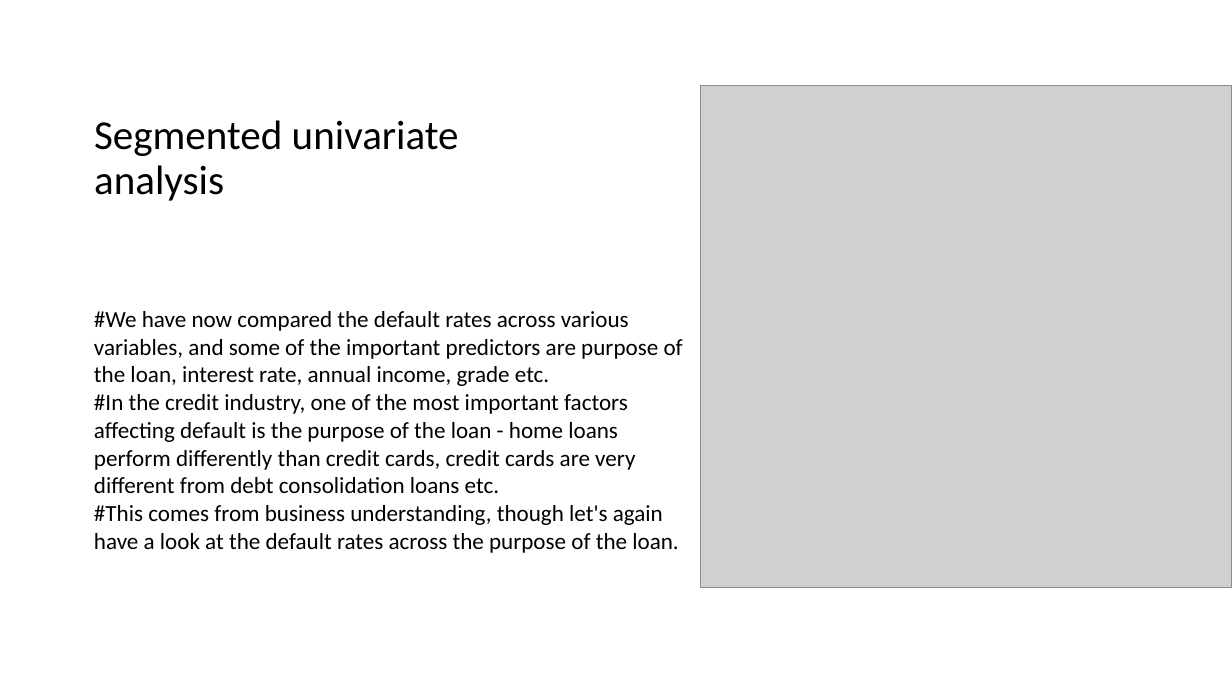
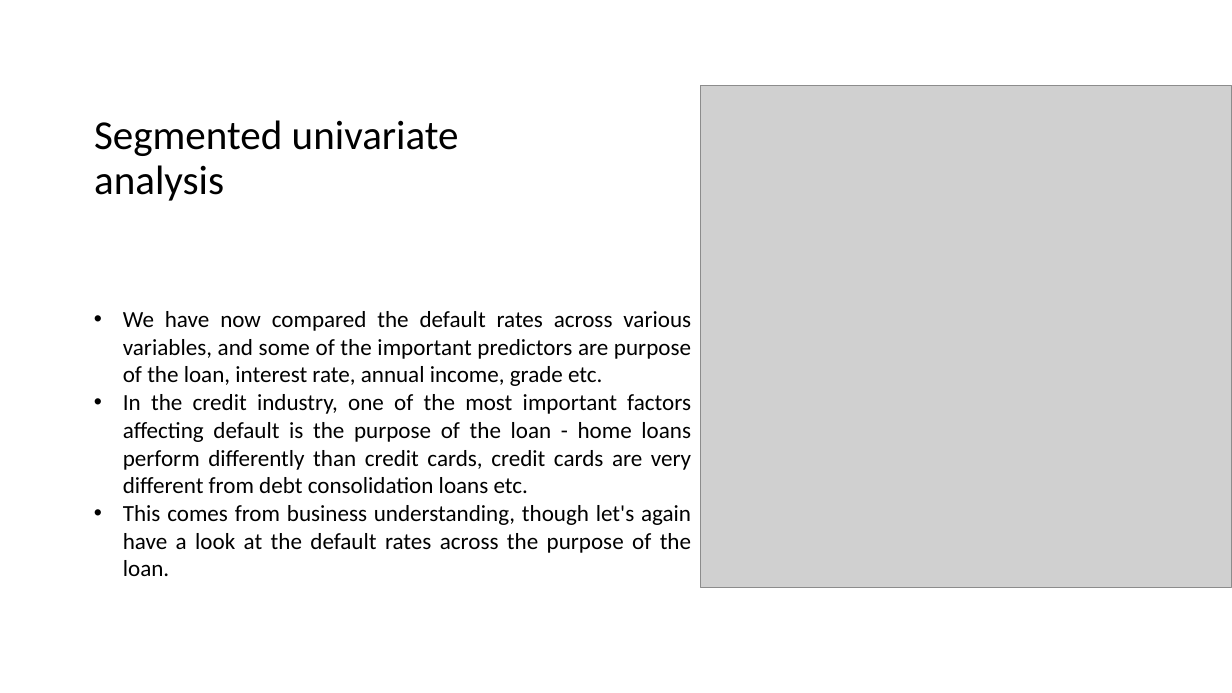
Before and after one commit to Jithendrian/MLProjects, a slide deck: slide 41 of Assignment_CaseStudy/LendingClubCaseStudy/Lending_Club_Case_Study.pptx. Drawn at 1232x693 pixels with LibreOffice and Linux fonts; fonts in the diff are those of the drawing; grey boxes stand for pictures. Boxes give left, top, right and bottom in pixels: in the first picture for what was removed or moved away, otherwise in the second. Text is boxed around its words. In the diff, an @@ line names an element or a change of style, - is before the commit and + after.

Commit message:
updated pptx

```diff
--- a/Assignment_CaseStudy/LendingClubCaseStudy/Lending_Club_Case_Study.pptx
+++ b/Assignment_CaseStudy/LendingClubCaseStudy/Lending_Club_Case_Study.pptx
@@ text at <box>123,311,691,576</box>: text changed @@
-#We have now compared the default rates across various variables, and some of the important predictors are purpose of the loan, interest rate, annual income, grade etc.
-#In the credit industry, one of the most important factors affecting default is the purpose of the loan - home loans perform differently than credit cards, credit cards are very different from debt consolidation loans etc.
-#This comes from business understanding, though let's again have a look at the default rates across the purpose of the loan.
+• We have now compared the default rates across various variables, and some of the important predictors are purpose of the loan, interest rate, annual income, grade etc.
+• In the credit industry, one of the most important factors affecting default is the purpose of the loan - home loans perform differently than credit cards, credit cards are very different from debt consolidation loans etc.
+• This comes from business understanding, though let's again have a look at the default rates across the purpose of the loan.
```
Also in this commit, not shown: 17 other slides changed.
